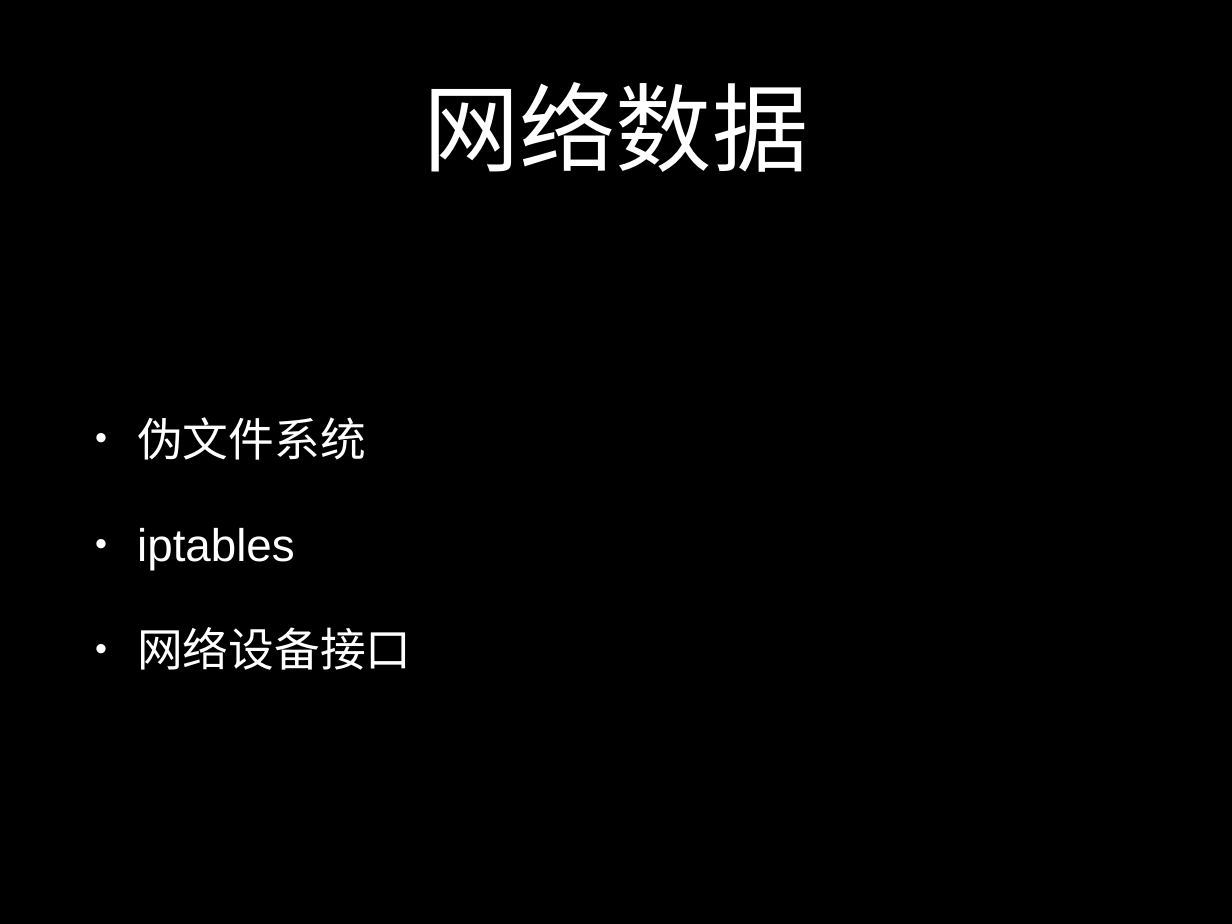
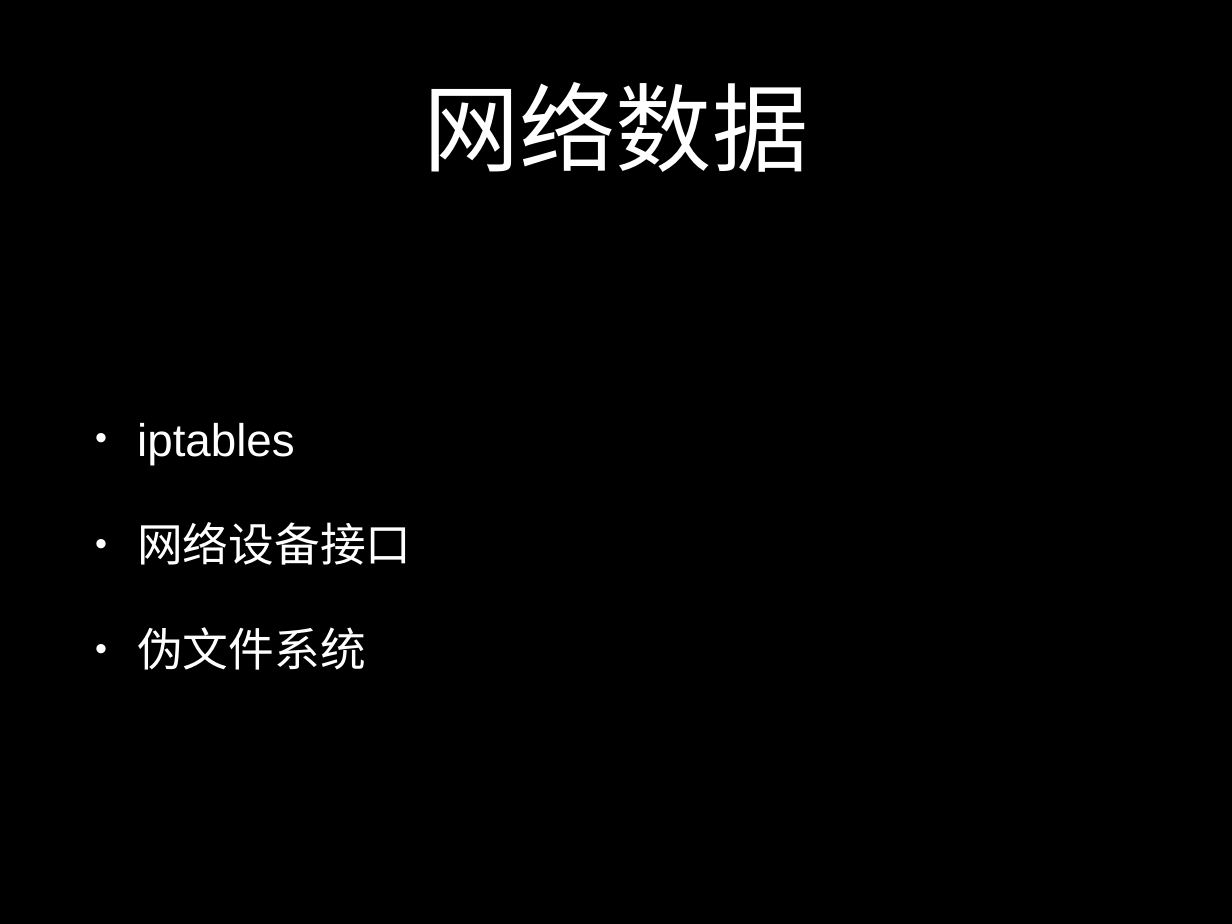
Before and after one commit to liubin/presentations, a slide deck: slide 19 of 20160423-docker-monitoring/keynote.pptx. Drawn at 1232x924 pixels with LibreOffice and Linux fonts; fonts in the diff are those of the drawing. Boxes give left, top, right and bottom in pixels: in the first picture for what was removed or moved away, otherwise in the second. Text is boxed around its words. In the diff, an @@ line names an element or a change of style, - is before the commit and + after.

```diff
--- a/20160423-docker-monitoring/keynote.pptx
+++ b/20160423-docker-monitoring/keynote.pptx
@@ text at <box>137,417,366,460</box>: paragraph removed @@
-• 伪文件系统
@@ text at <box>137,627,366,670</box>: paragraph added @@
+• 伪文件系统
```
Also in this commit, not shown: 8 other slides changed, 1 slide added, 1 slide removed, 3 other files.
